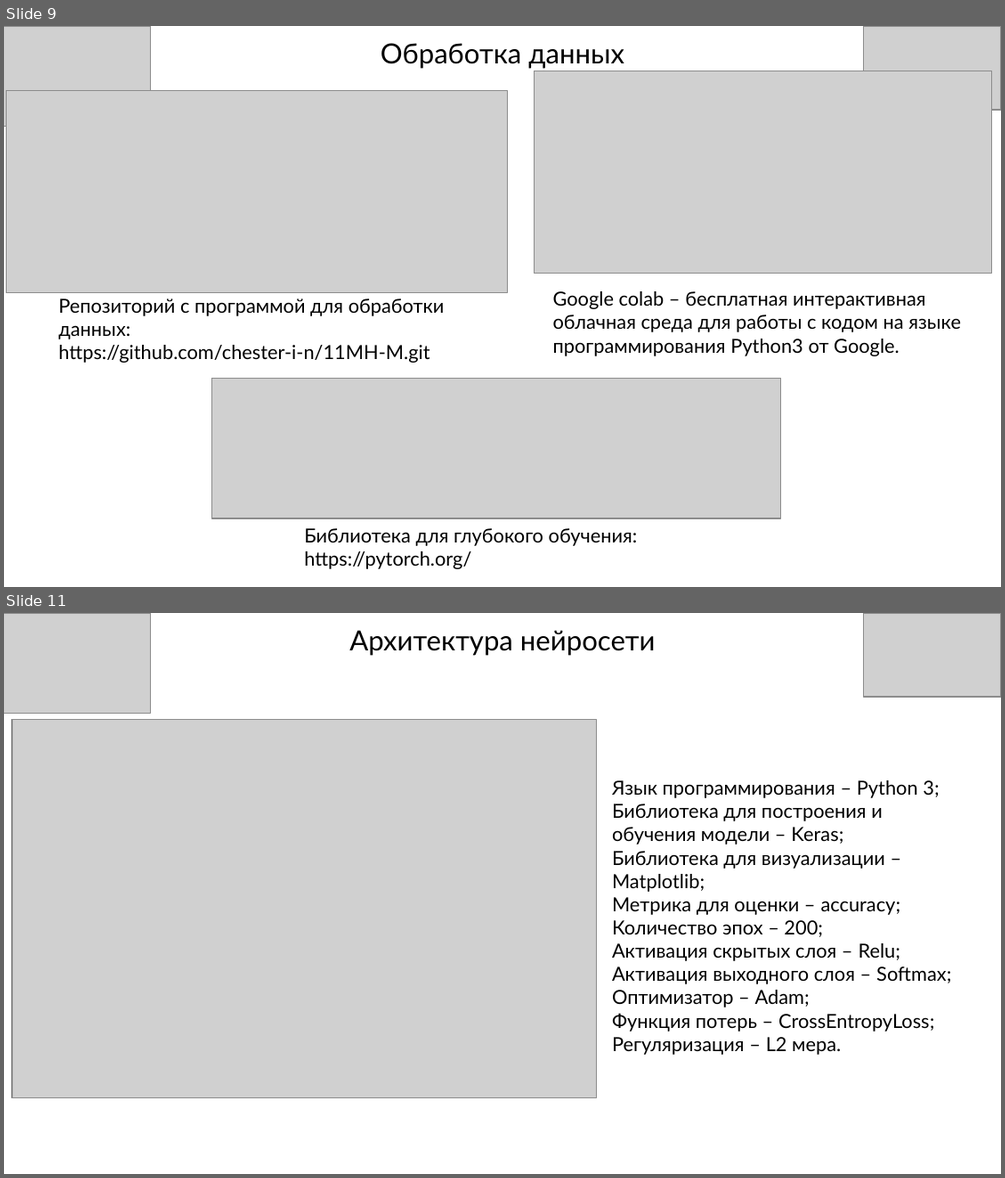
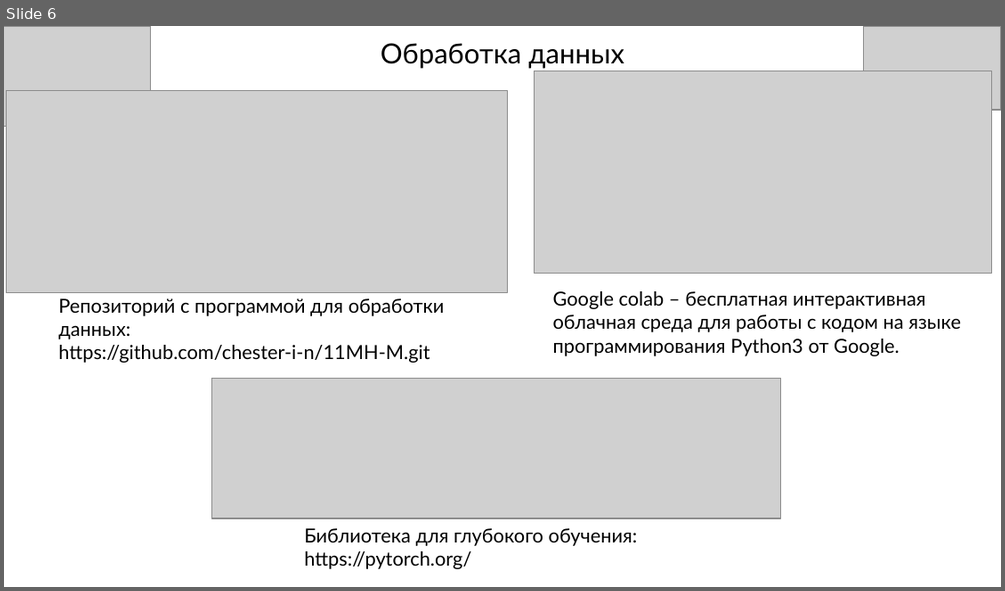
Before and after one commit to stebakov-i-n/OGU_Stebakov_ai, a slide deck: Lab 06/Lab_6_Pytorch_classification.pptx. Shown one above the other, each under a label of ours: slides 9 and 11 before the commit, slide 6 after it; the slides between them are not shown. The pictures are 1005x1178 and 1005x591 pixels, drawn with LibreOffice and Linux fonts; fonts in the diff are those of the drawing; grey boxes stand for pictures; background and template pictures are left out. Boxes give left, top, right and bottom in pixels: in the first picture for what was removed or moved away, otherwise in the second. Text is boxed around its words. In the diff, an @@ line names an element or a change of style, - is before the commit and + after.

```diff
--- a/Lab 06/Lab_6_Pytorch_classification.pptx
+++ b/Lab 06/Lab_6_Pytorch_classification.pptx
@@ slide 11 removed at (4,613,1001,1174), background picture (left out) @@
@@ picture removed at (4,613,151,713) @@
@@ title removed at (349,630,655,655) @@
-Архитектура нейросети
@@ picture removed at (863,613,1001,697) @@
@@ picture removed at (12,720,596,1097) @@
@@ text removed at (612,780,951,1054) @@
-Язык программирования – Python 3;
-Библиотека для построения и
-обучения модели – Keras;
-Библиотека для визуализации – Matplotlib;
-Метрика для оценки – accuracy;
-Количество эпох – 200;
-Активация скрытых слоя – Relu;
-Активация выходного слоя – Softmax;
-Оптимизатор – Adam;
-Функция потерь – CrossEntropyLoss;
-Регуляризация – L2 мера.
@@ what was slide 9 is now slide 6 @@
```
Also in this commit, not shown: 9 other slides removed, 4 other files.
